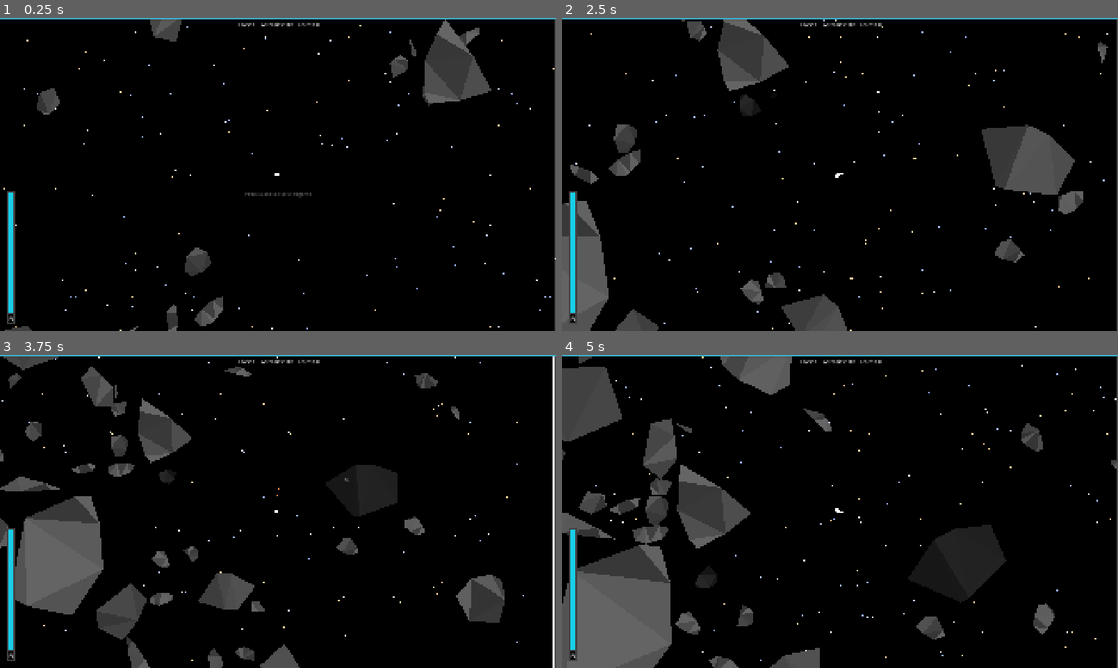
Above: before the commit, frames 1-4 (two rows, left to right).
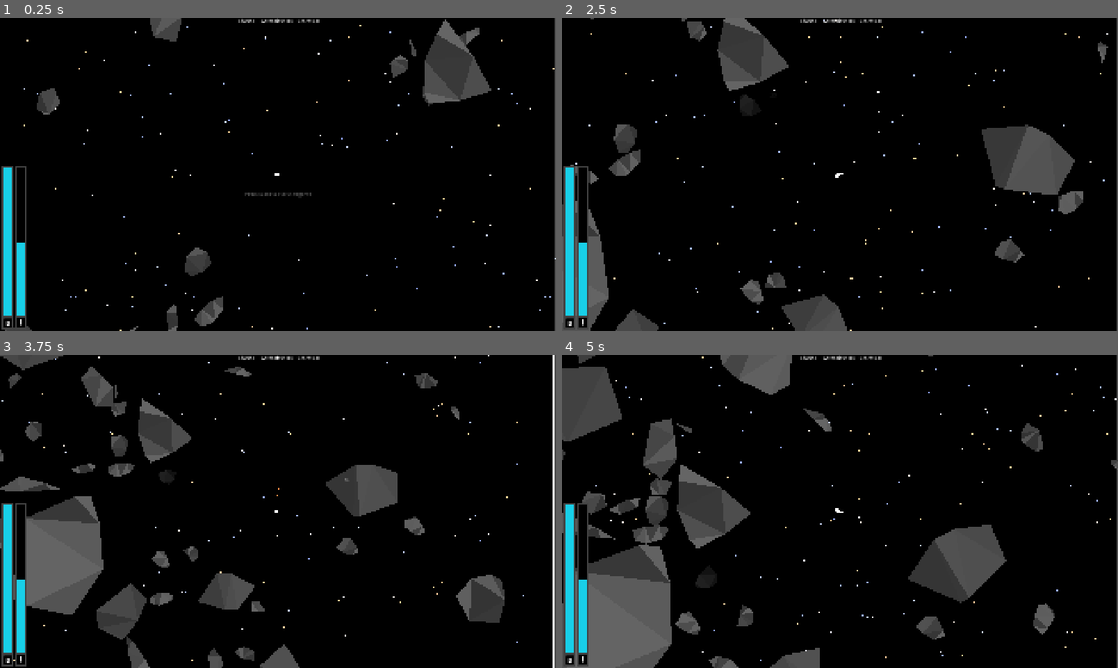
Above: after the commit, the same moments.

Repository: ProudFridge/Asteroids
Game: Godot game, scene res://scenes/game/game.tscn
The game is run twice, just before and just after one commit, with the same random seed, the same clock (stepped at 60 frames per second) and the same inputs. Sound files missing from this copy of the repository are replaced by a short silence.
Inputs (mouse positions are in pixels of both pictures, inside the frame that each line leads up to):
- Up to frame 1 (0.25 s): no input
- Up to frame 2 (2.5 s): tap Space (space) at 0.5 s; move the mouse to (962, 158) at 0.52 s; hold D (turn_right) 0.53-1.28 s; hold E (e) 0.53-1.28 s; click (962, 158) at 0.67 s; tap Q (q) at 0.8, 1.35, 2.3 s; move the mouse to (728, 190) at 1.27 s; hold S (backwards) 1.28-2.03 s; tap E (e) at 1.55 s; move the mouse to (895, 105) at 2.02 s; hold D (turn_right) from 2.03 s (still down); hold E (e) from 2.03 s (still down)
- Up to frame 3 (3.75 s): move the mouse to (250, 574) at 2.77 s; release D (turn_right) at 2.78 s; release E (e) at 2.78 s; hold W (forwards) 2.78-3.53 s; tap Q (q) at 2.85 s; click (250, 574) at 2.92 s; tap E (e) at 3.05 s; move the mouse to (444, 558) at 3.52 s; hold A (turn_left) from 3.53 s (still down); hold Right mouse button (right_click) from 3.53 s (still down)
- Up to frame 4 (5 s): keep holding A (turn_left); tap Q (q) at 3.8 s; move the mouse to (673, 464) at 4.27 s; release Right mouse button (right_click) at 4.28 s; tap Shift (shift) at 4.35 s; tap E (e) at 4.55 s

The runs differ from the first frame. In frame 1, 2.3% of the frame differs, in the area x 0-100%, y 0-100%; in frame 2, 2.4%; in frame 3, 3.9%; in frame 4, 5.1%.

Commit message:
Move the boost bar to its own node

Diff:
--- a/scenes/asteroid/asteroid.gd
+++ b/scenes/asteroid/asteroid.gd
@@ -3,6 +3,7 @@
 
 const SPEED: float = 300.0
 var health: float = 100
+var maxHealth: float = health
 var density: float = 0.001
 @export var rotationSpeed: float = 1
 
@@ -31,6 +32,7 @@
 	var area: float = compute_area(polygon)
 	mass = area * density
 	health = area / 100
+	maxHealth = health
 
 	var triangles: Array[Polygon2D] = shatter(false)
 
@@ -47,7 +49,7 @@
 	health = health - damage
 	if health <= 0:
 		die()
-	modulate = Color.DIM_GRAY
+	modulate = Color.from_hsv(0, 0, lerpf(0.2, 1, health / maxHealth))
 
 
 func die() -> void:
--- /dev/null
+++ b/scenes/boost_bar/boost_bar.gd
@@ -0,0 +1,19 @@
+extends PanelContainer
+
+@export var player: Player
+@export var gameManager: GameManager
+@onready var progressBar: ProgressBar = $MarginContainer/VBoxContainer/ProgressBar
+
+# Called when the node enters the scene tree for the first time.
+func _ready() -> void:
+	progressBar.max_value = player.boostTime
+	progressBar.value = player.currentBoostValue
+	#gameManager.boostIncreased.connect(_on_game_manager_boost_increased)
+
+#func _on_game_manager_boost_increased(newBoostValue: float) -> void:
+	#if player:
+		#value = newBoostValue
+
+func _physics_process(delta: float) -> void:
+	if player:
+		progressBar.value = player.currentBoostValue
--- /dev/null
+++ b/scenes/boost_bar/boost_bar.tscn
@@ -0,0 +1,39 @@
+[gd_scene format=3 uid="uid://7khd4cs5u826"]
+
+[ext_resource type="Theme" uid="uid://b4p0c3cc33cdp" path="res://themes/progress_bar/progress_bar.tres" id="1_1wslx"]
+[ext_resource type="Script" uid="uid://cke4hg22xeqs0" path="res://scenes/boost_bar/boost_bar.gd" id="2_wb7jx"]
+
+[sub_resource type="LabelSettings" id="LabelSettings_2m7xh"]
+font_size = 23
+shadow_color = Color(0.51, 0.51, 0.51, 1)
+
+[node name="BoostBar" type="PanelContainer" unique_id=117183947]
+size_flags_horizontal = 3
+theme = ExtResource("1_1wslx")
+script = ExtResource("2_wb7jx")
+
+[node name="MarginContainer" type="MarginContainer" parent="." unique_id=813750382]
+layout_mode = 2
+theme_override_constants/margin_left = 5
+theme_override_constants/margin_top = 5
+theme_override_constants/margin_right = 5
+theme_override_constants/margin_bottom = 5
+
+[node name="VBoxContainer" type="VBoxContainer" parent="MarginContainer" unique_id=457152894]
+layout_mode = 2
+theme_override_constants/separation = 5
+
+[node name="ProgressBar" type="ProgressBar" parent="MarginContainer/VBoxContainer" unique_id=2002492614]
+layout_mode = 2
+size_flags_vertical = 3
+theme = ExtResource("1_1wslx")
+value = 59.0
+fill_mode = 3
+show_percentage = false
+
+[node name="Label" type="Label" parent="MarginContainer/VBoxContainer" unique_id=2005597733]
+layout_mode = 2
+theme = ExtResource("1_1wslx")
+text = "B"
+label_settings = SubResource("LabelSettings_2m7xh")
+horizontal_alignment = 1
--- a/scenes/game/game.tscn
+++ b/scenes/game/game.tscn
@@ -19,15 +19,12 @@
 [ext_resource type="Script" uid="uid://bdp8a8gne6npq" path="res://scenes/game/ui/pause_menu/restart_button.gd" id="13_3xj4h"]
 [ext_resource type="Script" uid="uid://br8owlchcm7kq" path="res://scenes/game/ui/pause_menu/quit_button.gd" id="13_ftsea"]
 [ext_resource type="Theme" uid="uid://b4p0c3cc33cdp" path="res://themes/progress_bar/progress_bar.tres" id="14_10c2w"]
-[ext_resource type="Script" uid="uid://bhgo2dhpmsja0" path="res://scenes/game/ui/progress_bar.gd" id="15_pg2xm"]
+[ext_resource type="PackedScene" uid="uid://7khd4cs5u826" path="res://scenes/boost_bar/boost_bar.tscn" id="14_pg2xm"]
 
 [sub_resource type="LabelSettings" id="LabelSettings_0sr1o"]
 
 [sub_resource type="StyleBoxFlat" id="StyleBoxFlat_mikig"]
 bg_color = Color(0.23166987, 0.68188, 0.78311294, 1)
-
-[sub_resource type="LabelSettings" id="LabelSettings_2m7xh"]
-font_size = 23
 
 [sub_resource type="Theme" id="Theme_5jirj"]
 
@@ -152,6 +149,7 @@
 grow_horizontal = 2
 
 [node name="BoostBar" type="ProgressBar" parent="Header/Header" unique_id=1686969542 node_paths=PackedStringArray("player", "gameManager")]
+visible = false
 custom_minimum_size = Vector2(0, 8)
 layout_mode = 2
 theme_override_styles/fill = SubResource("StyleBoxFlat_mikig")
@@ -234,40 +232,53 @@
 [node name="PanelContainer" type="PanelContainer" parent="Header/Header/GameStats/HBoxContainer" unique_id=6768299]
 layout_mode = 2
 
-[node name="PanelContainer" type="PanelContainer" parent="Header" unique_id=526517208]
-offset_left = 22.0
-offset_top = 599.0
-offset_right = 53.0
-offset_bottom = 1059.0
+[node name="InfoContainer" type="MarginContainer" parent="Header" unique_id=933994829]
+anchors_preset = 2
+anchor_top = 1.0
+anchor_bottom = 1.0
+offset_top = -573.0
+offset_right = 99.0
+grow_vertical = 0
+theme_override_constants/margin_left = 6
+theme_override_constants/margin_top = 6
+theme_override_constants/margin_right = 6
+theme_override_constants/margin_bottom = 6
+
+[node name="HBoxContainer" type="HBoxContainer" parent="Header/InfoContainer" unique_id=1076925939]
+layout_mode = 2
+
+[node name="BoostBar" parent="Header/InfoContainer/HBoxContainer" unique_id=117183947 node_paths=PackedStringArray("player", "gameManager") instance=ExtResource("14_pg2xm")]
+layout_mode = 2
+player = NodePath("../../../../Player")
+gameManager = NodePath("../../../../Managers/GameManager")
+
+[node name="PanelContainer" type="PanelContainer" parent="Header/InfoContainer/HBoxContainer" unique_id=1560178020]
+layout_mode = 2
+size_flags_horizontal = 3
 theme = ExtResource("14_10c2w")
 
-[node name="MarginContainer" type="MarginContainer" parent="Header/PanelContainer" unique_id=576456471]
+[node name="MarginContainer" type="MarginContainer" parent="Header/InfoContainer/HBoxContainer/PanelContainer" unique_id=579007382]
 layout_mode = 2
 theme_override_constants/margin_left = 5
 theme_override_constants/margin_top = 5
 theme_override_constants/margin_right = 5
 theme_override_constants/margin_bottom = 5
 
-[node name="VBoxContainer" type="VBoxContainer" parent="Header/PanelContainer/MarginContainer" unique_id=1076469493]
+[node name="VBoxContainer" type="VBoxContainer" parent="Header/InfoContainer/HBoxContainer/PanelContainer/MarginContainer" unique_id=220490245]
 layout_mode = 2
 theme_override_constants/separation = 5
 
-[node name="ProgressBar" type="ProgressBar" parent="Header/PanelContainer/MarginContainer/VBoxContainer" unique_id=23566723 node_paths=PackedStringArray("player", "gameManager")]
+[node name="ProgressBar" type="ProgressBar" parent="Header/InfoContainer/HBoxContainer/PanelContainer/MarginContainer/VBoxContainer" unique_id=1252292356]
 layout_mode = 2
 size_flags_vertical = 3
-theme = ExtResource("14_10c2w")
-value = 59.0
+value = 50.0
 fill_mode = 3
 show_percentage = false
-script = ExtResource("15_pg2xm")
-player = NodePath("../../../../../Player")
-gameManager = NodePath("../../../../../Managers/GameManager")
-
-[node name="Label" type="Label" parent="Header/PanelContainer/MarginContainer/VBoxContainer" unique_id=1631679448]
+
+[node name="Label" type="Label" parent="Header/InfoContainer/HBoxContainer/PanelContainer/MarginContainer/VBoxContainer" unique_id=1162285643]
 layout_mode = 2
 theme = ExtResource("14_10c2w")
-text = "B"
-label_settings = SubResource("LabelSettings_2m7xh")
+text = "I"
 horizontal_alignment = 1
 
 [node name="PauseMenuLayer" type="CanvasLayer" parent="." unique_id=366481481]
--- a/scenes/managers/bullet_manager/bullet_manager.gd
+++ b/scenes/managers/bullet_manager/bullet_manager.gd
@@ -27,5 +27,5 @@
 		bulletInstance.position = shooter.position
 		bulletInstance.speed = bulletSpeed
 		# Make the bullets velocity realistic: makes it relative
-		bulletInstance.velocity = bulletInstance.speed * Vector2.from_angle(shooter.rotation).normalized() + shooter.linear_velocity
+		#bulletInstance.velocity = bulletInstance.speed * Vector2.from_angle(shooter.rotation).normalized() + shooter.linear_velocity
 		add_child(bulletInstance)
--- a/themes/progress_bar/progress_bar.tres
+++ b/themes/progress_bar/progress_bar.tres
@@ -2,6 +2,14 @@
 
 [sub_resource type="StyleBoxFlat" id="StyleBoxFlat_pg2xm"]
 bg_color = Color(0, 0, 0, 1)
+border_width_left = 1
+border_width_top = 1
+border_width_right = 1
+border_width_bottom = 1
+corner_radius_top_left = 2
+corner_radius_top_right = 2
+corner_radius_bottom_right = 2
+corner_radius_bottom_left = 2
 
 [sub_resource type="StyleBoxFlat" id="StyleBoxFlat_1vamm"]
 bg_color = Color(0.25929403, 0.25929356, 0.25929368, 1)
@@ -13,6 +21,7 @@
 bg_color = Color(0.09643205, 0.81310385, 0.90918404, 1)
 
 [resource]
+Label/font_sizes/font_size = 24
 Label/styles/normal = SubResource("StyleBoxFlat_pg2xm")
 PanelContainer/styles/panel = SubResource("StyleBoxFlat_1vamm")
 ProgressBar/styles/background = SubResource("StyleBoxFlat_yrxbg")
Not shown, added: scenes/boost_bar/boost_bar.gd.uid
